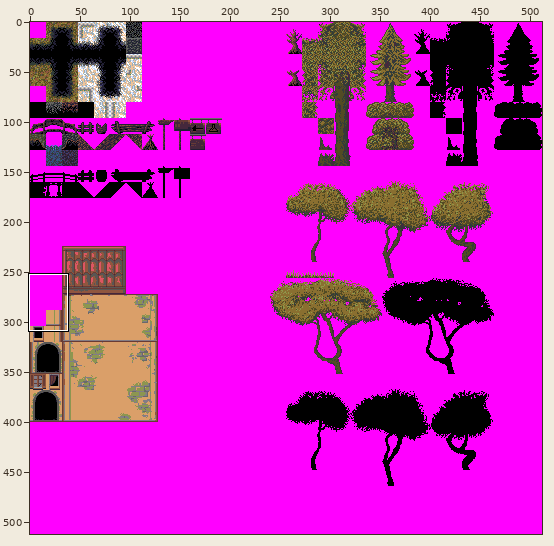
Two states of a sprite sheet, AngryCastle/graphics/levels/Olaf_tileset.png. The first picture is a wide view before the edit; the outline marks the close-up.
Close-up. Before:
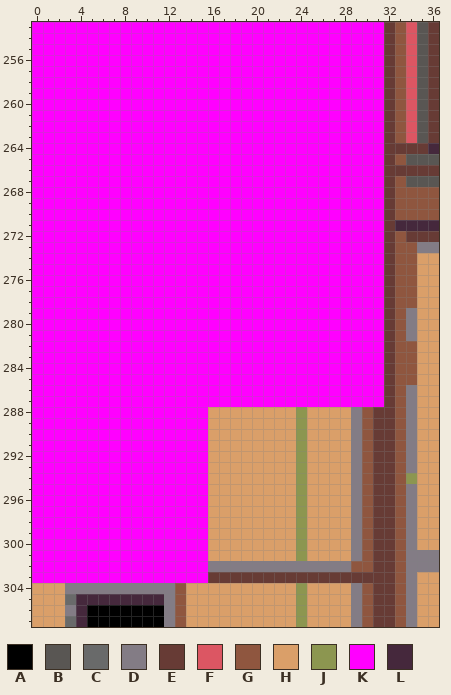
The file is 512x512 pixels. Colours within 5 levels of each other are drawn and written as one. Shown: x 0..36, y 253..307.
Palette (. is transparent): A #000000  B #595653  C #696a6a  D #837c85  E #673b35  F #dc5663  G #8f563f  H #da9f69  J #8c9650  K #ff00ff  L #45283c
Pixels before, first column x 0:
253 KKKKKKKKKKKKKKKKKKKKKKKKKKKKKKKKEGFBE
254 KKKKKKKKKKKKKKKKKKKKKKKKKKKKKKKKEGFBE
255 KKKKKKKKKKKKKKKKKKKKKKKKKKKKKKKKEGFBE
256 KKKKKKKKKKKKKKKKKKKKKKKKKKKKKKKKEGFBE
257 KKKKKKKKKKKKKKKKKKKKKKKKKKKKKKKKEGFBE
258 KKKKKKKKKKKKKKKKKKKKKKKKKKKKKKKKEGFBE
259 KKKKKKKKKKKKKKKKKKKKKKKKKKKKKKKKEGFBE
260 KKKKKKKKKKKKKKKKKKKKKKKKKKKKKKKKEGFBE
261 KKKKKKKKKKKKKKKKKKKKKKKKKKKKKKKKEGFBE
262 KKKKKKKKKKKKKKKKKKKKKKKKKKKKKKKKEGFBE
263 KKKKKKKKKKKKKKKKKKKKKKKKKKKKKKKKEGFBE
264 KKKKKKKKKKKKKKKKKKKKKKKKKKKKKKKKEEEEL
265 KKKKKKKKKKKKKKKKKKKKKKKKKKKKKKKKEGBBB
266 KKKKKKKKKKKKKKKKKKKKKKKKKKKKKKKKEEEEE
267 KKKKKKKKKKKKKKKKKKKKKKKKKKKKKKKKEGBBB
268 KKKKKKKKKKKKKKKKKKKKKKKKKKKKKKKKEGGGG
269 KKKKKKKKKKKKKKKKKKKKKKKKKKKKKKKKEGGGG
270 KKKKKKKKKKKKKKKKKKKKKKKKKKKKKKKKEGGGG
271 KKKKKKKKKKKKKKKKKKKKKKKKKKKKKKKKELLLL
272 KKKKKKKKKKKKKKKKKKKKKKKKKKKKKKKKEGEEE
273 KKKKKKKKKKKKKKKKKKKKKKKKKKKKKKKKEGGDD
274 KKKKKKKKKKKKKKKKKKKKKKKKKKKKKKKKEGGHH
275 KKKKKKKKKKKKKKKKKKKKKKKKKKKKKKKKEGGHH
276 KKKKKKKKKKKKKKKKKKKKKKKKKKKKKKKKEGGHH
277 KKKKKKKKKKKKKKKKKKKKKKKKKKKKKKKKEGGHH
278 KKKKKKKKKKKKKKKKKKKKKKKKKKKKKKKKEGGHH
279 KKKKKKKKKKKKKKKKKKKKKKKKKKKKKKKKEGDHH
280 KKKKKKKKKKKKKKKKKKKKKKKKKKKKKKKKEGDHH
281 KKKKKKKKKKKKKKKKKKKKKKKKKKKKKKKKEGDHH
282 KKKKKKKKKKKKKKKKKKKKKKKKKKKKKKKKEGGHH
283 KKKKKKKKKKKKKKKKKKKKKKKKKKKKKKKKEGGHH
284 KKKKKKKKKKKKKKKKKKKKKKKKKKKKKKKKEGGHH
285 KKKKKKKKKKKKKKKKKKKKKKKKKKKKKKKKEGGHH
286 KKKKKKKKKKKKKKKKKKKKKKKKKKKKKKKKEGDHH
287 KKKKKKKKKKKKKKKKKKKKKKKKKKKKKKKKEGDHH
288 KKKKKKKKKKKKKKKKHHHHHHHHJHHHHDGEEGDHH
289 KKKKKKKKKKKKKKKKHHHHHHHHJHHHHDGEEGDHH
290 KKKKKKKKKKKKKKKKHHHHHHHHJHHHHDGEEGDHH
291 KKKKKKKKKKKKKKKKHHHHHHHHJHHHHDGEEGDHH
292 KKKKKKKKKKKKKKKKHHHHHHHHJHHHHDGEEGDHH
293 KKKKKKKKKKKKKKKKHHHHHHHHJHHHHDGEEGDHH
294 KKKKKKKKKKKKKKKKHHHHHHHHJHHHHDGEEGJHH
295 KKKKKKKKKKKKKKKKHHHHHHHHJHHHHDGEEGDHH
296 KKKKKKKKKKKKKKKKHHHHHHHHJHHHHDGEEGDHH
297 KKKKKKKKKKKKKKKKHHHHHHHHJHHHHDGEEGDHH
298 KKKKKKKKKKKKKKKKHHHHHHHHJHHHHDGEEGDHH
299 KKKKKKKKKKKKKKKKHHHHHHHHJHHHHDGEEGDHH
300 KKKKKKKKKKKKKKKKHHHHHHHHJHHHHDGEEGDHH
301 KKKKKKKKKKKKKKKKHHHHHHHHJHHHHDGEEGDDD
302 KKKKKKKKKKKKKKKKDDDDDDDDDDDDDGGEEGDDD
303 KKKKKKKKKKKKKKKKEEEEEEEEEEEEEEEEEGDHH
304 HHHDDDDDDDDDDGHHHHHHHHHHJHHHHDGEEGDHH
305 HHHCLLLLLLLLDGHHHHHHHHHHJHHHHDGEEGDHH
306 HHHDLAAAAAAADGHHHHHHHHHHJHHHHDGEEGDHH
307 HHHCLAAAAAAADGHHHHHHHHHHJHHHHDGEEGDHH
The result:
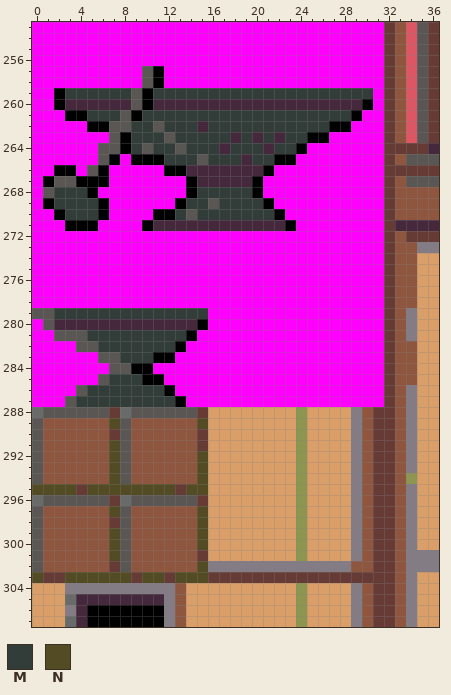
Colours new in this view: M #323c39  N #524b24
The exact change:
y 257..258: x 10..11 KK -> BA
y 259: x 2..30 KKKKKKKKKKKKKKKKKKKKKKKKKKKKK -> AMMMMMMBAMMMMMMMMMMMMMMMMMMMM
y 260: x 2..30 KKKKKKKKKKKKKKKKKKKKKKKKKKKKK -> ALLLLLLBALLLLLLLLLLLLLLLLLLLA
y 261: x 3..29 KKKKKKKKKKKKKKKKKKKKKKKKKKK -> AAMMMBAMMMMMMMMMMMMMMMMMMMA
y 262: x 5..28 KKKKKKKKKKKKKKKKKKKKKKKK -> AABBMMBMMMLMMMMMMMMMMMAA
y 263: x 7..26 KKKKKKKKKKKKKKKKKKKK -> BAMMMBMMMMMLMLMLMMAA
y 264: x 6..24 KKKKKKKKKKKKKKKKKKK -> BBAMBMMBMMMLMMMLMMA
y 265: x 6..7 KK -> BA; x 9..23 KKKKKKKKKKKKKKK -> AAAMMMBMMMLMMAA
y 266: x 2..3 KK -> AA; x 5..6 KK -> BA; x 12..21 KKKKKKKKKK -> AALLLLLLLA
y 267: x 1..6 KKKKKK -> ABBAAA; x 14..20 KKKKKKK -> ALLLLLA
y 268: x 1..5 KKKKK -> BMMMA; x 14..20 KKKKKKK -> AMMMMMA
y 269: x 1..6 KKKKKK -> AMMMMA; x 13..21 KKKKKKKKK -> AMMBMMMMA
y 270: x 2..6 KKKKK -> AMMMA; x 11..22 KKKKKKKKKKKK -> AAMBMMMMMMMA
y 271: x 3..5 KKK -> AAA; x 10..23 KKKKKKKKKKKKKK -> ALLLLLLLLLLLLA
y 279: x 0..15 KKKKKKKKKKKKKKKK -> BBMMMMMMMMMMMMMM
y 280: x 1..15 KKKKKKKKKKKKKKK -> BLLLLLLLLLLLLLA
y 281: x 2..14 KKKKKKKKKKKKK -> BBBMMMMMMMMMA
y 282: x 4..13 KKKKKKKKKK -> BBMMMMMMMA
y 283: x 6..12 KKKKKKK -> BBMMMAA
y 284: x 7..10 KKKK -> BBAA
y 285: x 6..11 KKKKKK -> BMMMAA
y 286: x 4..12 KKKKKKKKK -> BMMMMMMMA
y 287: x 3..13 KKKKKKKKKKK -> BMMMMMMMMMA
y 288: x 0..15 KKKKKKKKKKKKKKKK -> CBBBBBBECBBBBBBE
y 289: x 0..15 KKKKKKKKKKKKKKKK -> BGGGGGGNBGGGGGGN
y 290: x 0..15 KKKKKKKKKKKKKKKK -> BGGGGGGEBGGGGGGE
y 291: x 0..15 KKKKKKKKKKKKKKKK -> BGGGGGGNBGGGGGGE
y 292..294: x 0..15 KKKKKKKKKKKKKKKK -> BGGGGGGNBGGGGGGN
y 295: x 0..15 KKKKKKKKKKKKKKKK -> NNNNENNNNNNNNENN
y 296: x 0..15 KKKKKKKKKKKKKKKK -> CBBBBBBECBBBBBBE
y 297: x 0..15 KKKKKKKKKKKKKKKK -> BGGGGGGNBGGGGGGN
y 298: x 0..15 KKKKKKKKKKKKKKKK -> BGGGGGGEBGGGGGGN
y 299..300: x 0..15 KKKKKKKKKKKKKKKK -> BGGGGGGNBGGGGGGN
y 301: x 0..15 KKKKKKKKKKKKKKKK -> BGGGGGGNBGGGGGGE
y 302: x 0..15 KKKKKKKKKKKKKKKK -> BGGGGGGEBGGGGGGN
y 303: x 0..15 KKKKKKKKKKKKKKKK -> NEENNNNNNENNENNN
Boxes around the changes in both close-ups, in picture pixels (x1, y1, x2, y2):
changed: (43, 66, 373, 231)
changed: (32, 308, 208, 583)
